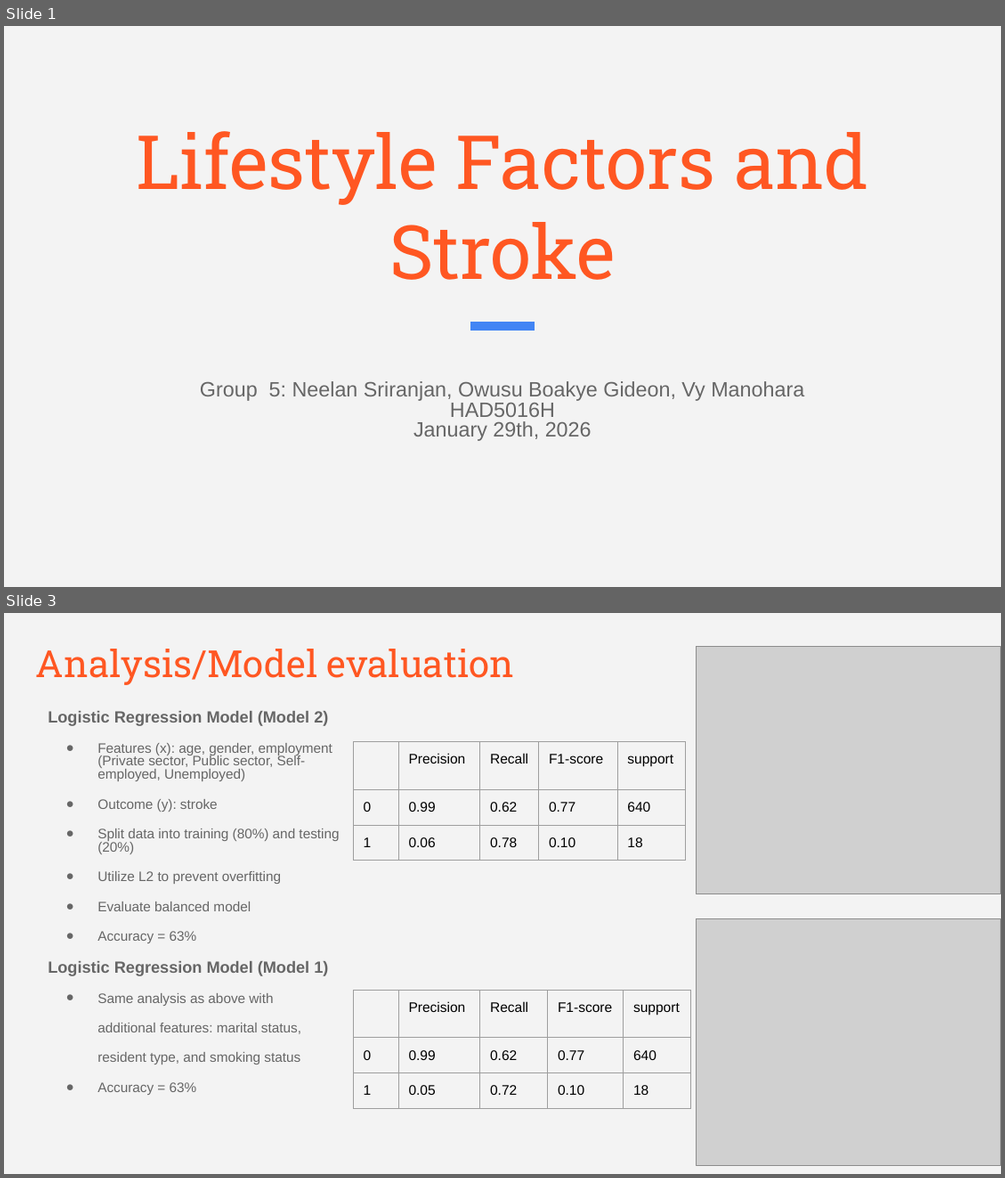
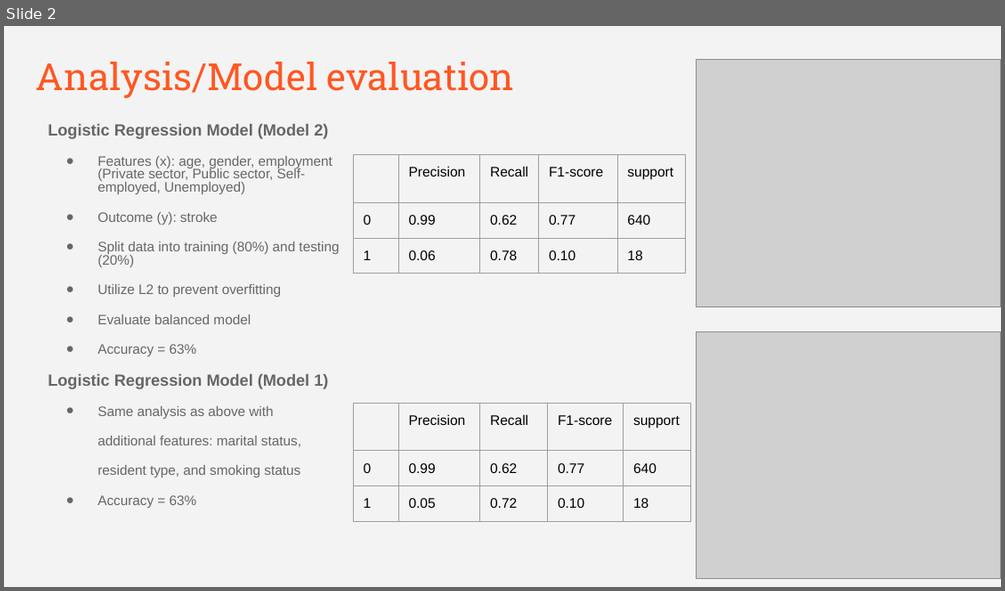
Before and after one commit to GIDEonBoakye/5-HAD5016-S26, a slide deck: Datathon#2.pptx. Shown one above the other, each under a label of ours: slides 1 and 3 before the commit, slide 2 after it; the slides between them are not shown. The pictures are 1005x1178 and 1005x591 pixels, drawn with LibreOffice and Linux fonts; fonts in the diff are those of the drawing; grey boxes stand for pictures. Boxes give left, top, right and bottom in pixels: in the first picture for what was removed or moved away, otherwise in the second. Text is boxed around its words. In the diff, an @@ line names an element or a change of style, - is before the commit and + after.

```diff
--- a/Datathon#2.pptx
+++ b/Datathon#2.pptx
@@ slide 1 removed at <box>4,26,1001,587</box>, background #F3F3F3 @@
@@ title removed at <box>136,131,868,280</box> @@
-Lifestyle Factors and Stroke
@@ line removed from (470, 326) to (534, 326) @@
@@ subtitle removed at <box>200,381,804,441</box> @@
-Group 5: Neelan Sriranjan, Owusu Boakye Gideon, Vy Manohara
-HAD5016H
-January 29th, 2026
@@ what was slide 3 is now slide 2 @@
```
Also in this commit, not shown: 2 slides changed.
